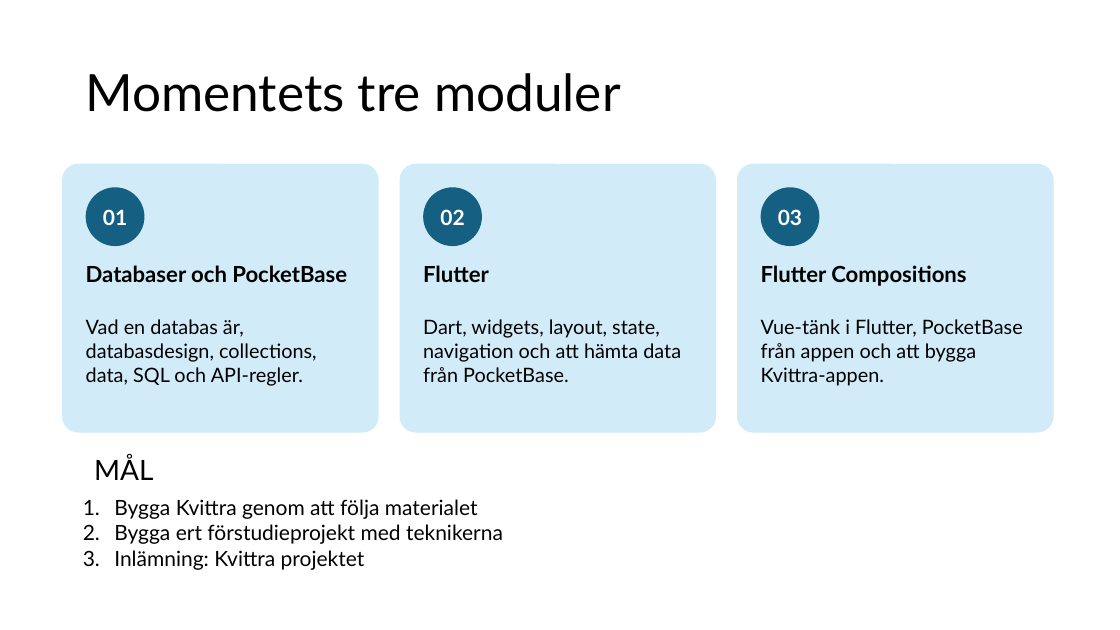
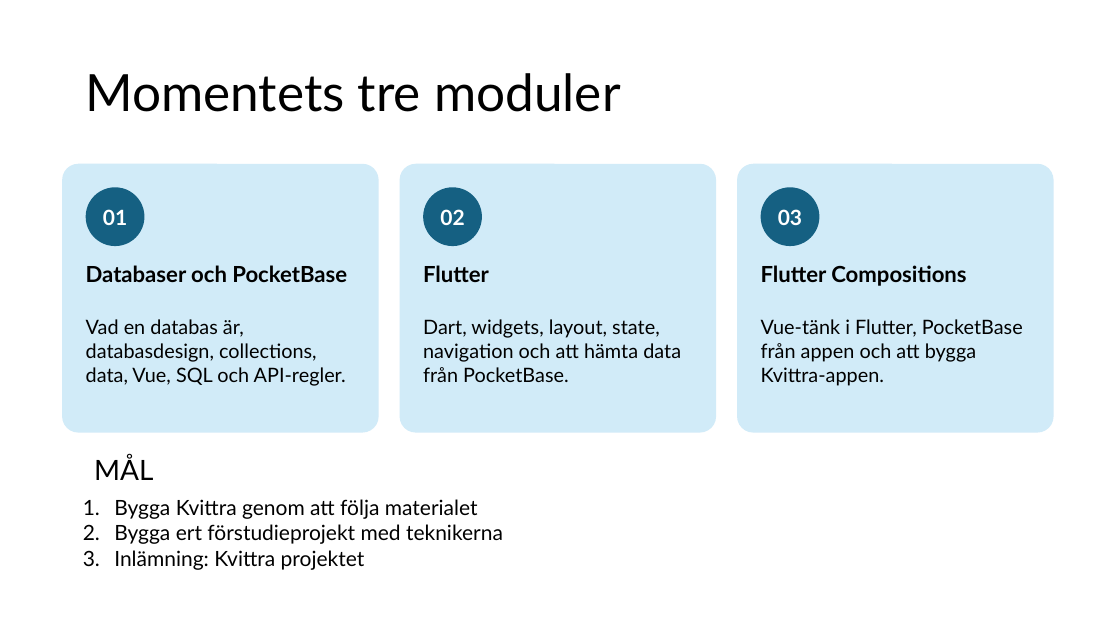
Before and after one commit to abbjetmus/pocketbase-flutter-kurs, a slide deck: slide 2 of Databaser och mobilapputveckling - sammanfattning.pptx. Drawn at 1120x630 pixels with LibreOffice and Linux fonts; fonts in the diff are those of the drawing. Boxes give left, top, right and bottom in pixels: in the first picture for what was removed or moved away, otherwise in the second. Text is boxed around its words. In the diff, an @@ line names an element or a change of style, - is before the commit and + after.

Commit message:
Update presentation file: Databaser och mobilapputveckling - sammanfattning.pptx

```diff
--- a/Databaser och mobilapputveckling - sammanfattning.pptx
+++ b/Databaser och mobilapputveckling - sammanfattning.pptx
@@ text at box(86, 319, 346, 386): text changed @@
-Vad en databas är, databasdesign, collections, data, SQL och API-regler.
+Vad en databas är, databasdesign, collections, data, Vue, SQL och API-regler.
```
Also in this commit, not shown: 4 other slides changed, 5 slides added.
